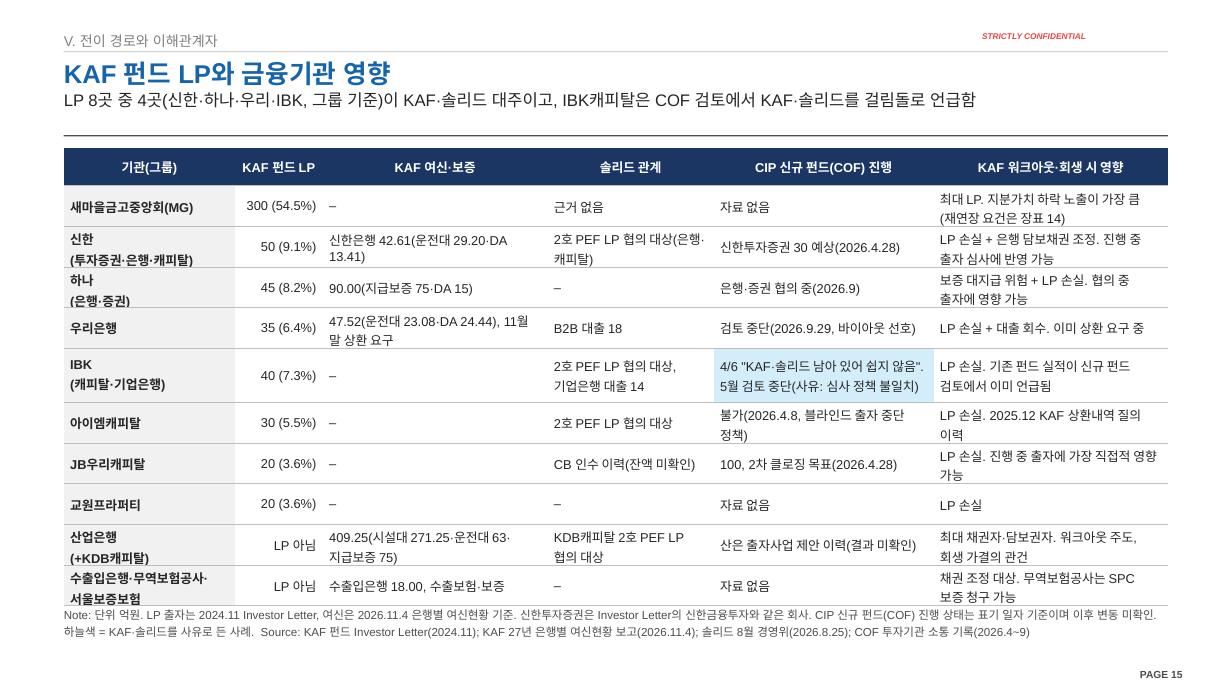
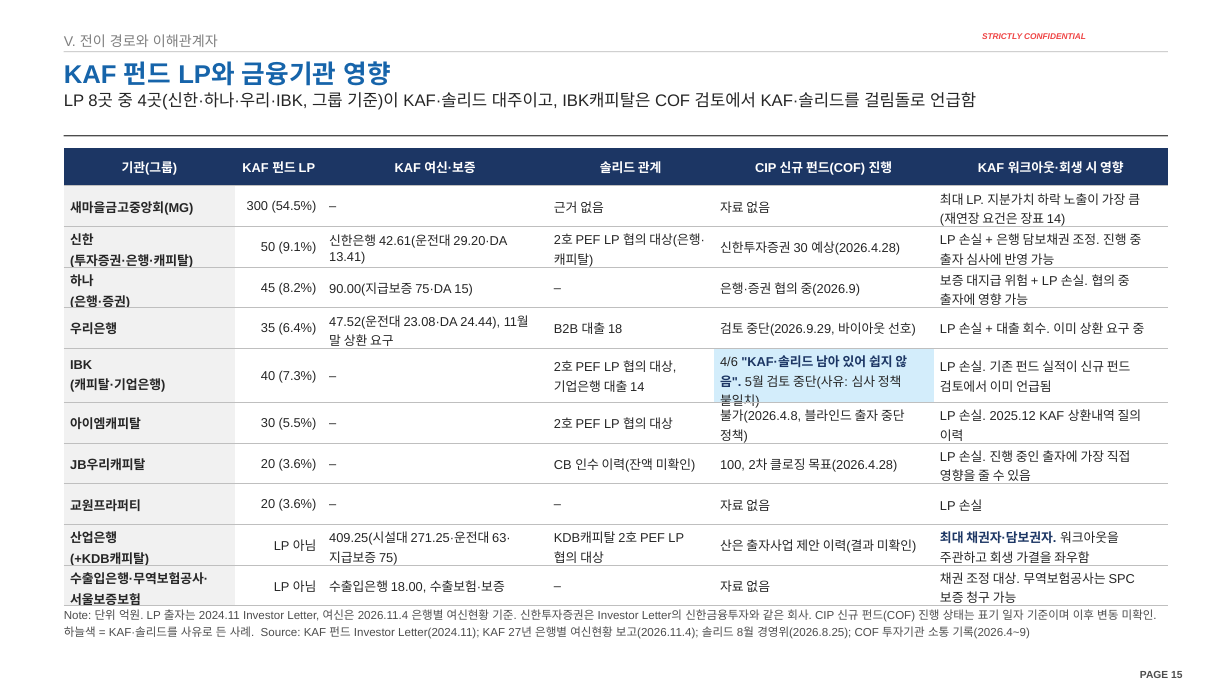
Before and after one commit to jogyesung/GS-Secretary, a slide deck: slide 15 of outputs/CIP_KAF_솔리드_자금조달차질_시나리오_20261118.pptx. Drawn at 1232x693 pixels with LibreOffice and Linux fonts; fonts in the diff are those of the drawing; background and template pictures are left out. Boxes give left, top, right and bottom in pixels: in the first picture for what was removed or moved away, otherwise in the second. Text is boxed around its words. In the diff, an @@ line names an element or a change of style, - is before the commit and + after.

```diff
--- a/outputs/CIP_KAF_솔리드_자금조달차질_시나리오_20261118.pptx
+++ b/outputs/CIP_KAF_솔리드_자금조달차질_시나리오_20261118.pptx
@@ table at (x1=64, y1=148, x2=1168, y2=610) @@
-row 8, column 6: LP 손실. 진행 중 출자에 가장 직접적 영향 가능
+row 8, column 6: LP 손실. 진행 중인 출자에 가장 직접 영향을 줄 수 있음
-row 10, column 6: 최대 채권자·담보권자. 워크아웃 주도, 회생 가결의 관건
+row 10, column 6: 최대 채권자·담보권자. 워크아웃을 주관하고 회생 가결을 좌우함
@@ text colour #262626 to #1C3664, bold on in ""KAF·솔리드 남아 있어 쉽지 않음"." @@
```
Also in this commit, not shown: 15 other slides changed, 1 other file.
